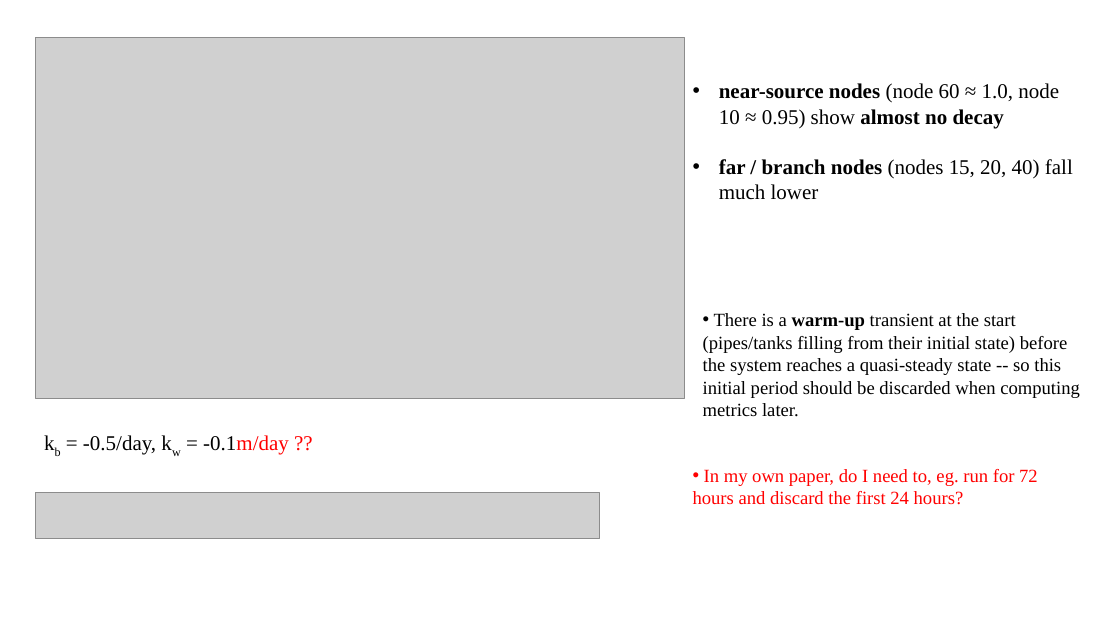
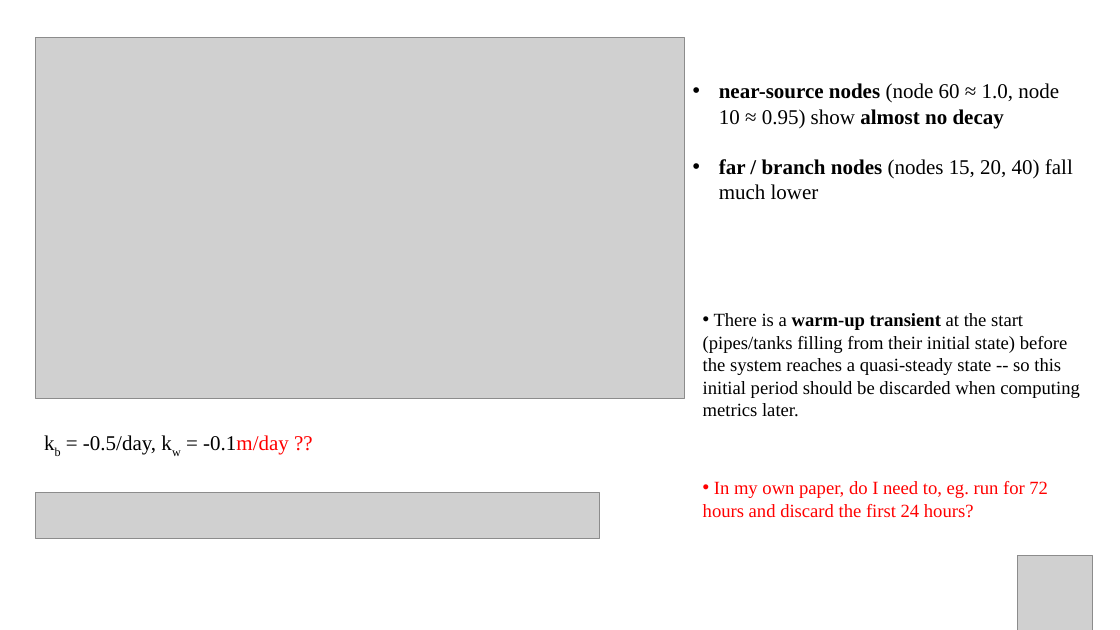
Before and after one commit to Strongxlb/Graduation-Project, a slide deck: slide 3 of meetings/我/6.2.pptx. Drawn at 1120x630 pixels with LibreOffice and Linux fonts; fonts in the diff are those of the drawing; grey boxes stand for pictures. Boxes give left, top, right and bottom in pixels: in the first picture for what was removed or moved away, otherwise in the second. Text is boxed around its words. In the diff, an @@ line names an element or a change of style, - is before the commit and + after.

```diff
--- a/meetings/我/6.2.pptx
+++ b/meetings/我/6.2.pptx
@@ text "There is a warm-up transient ..." at box(703, 313, 1080, 417): bold on in "transient" @@
@@ text "In my own paper, do ...": place and size @@
-text "In my own paper, do ..." at box(693, 469, 1038, 505)
+text "In my own paper, do ..." at box(703, 481, 1048, 518)
@@ picture added at box(1018, 555, 1093, 630) @@
```
Also in this commit, not shown: 11 other slides changed, 42 other files.
